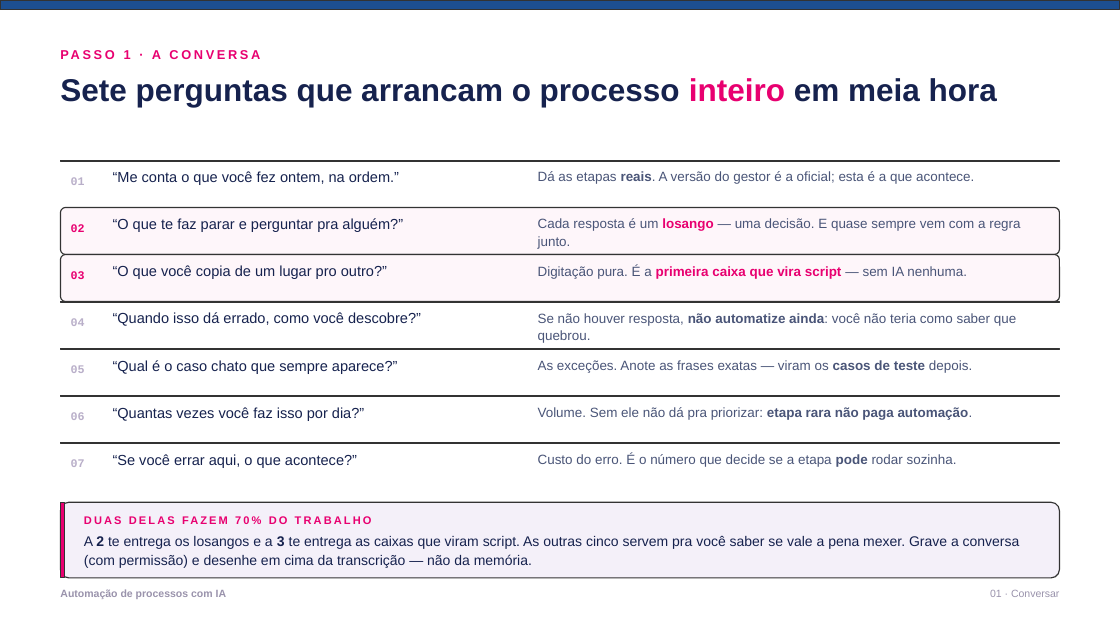
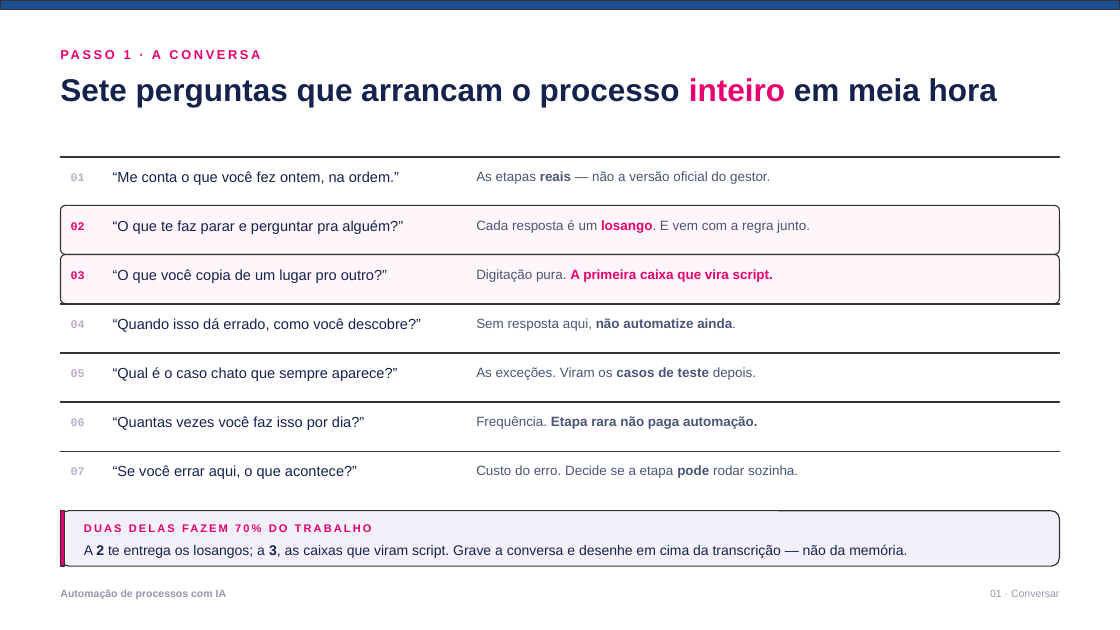
Before and after one commit to gabrcs/casamentos-app, a slide deck: slide 4 of talks/serasa-ia-automacao/deck.pptx. Drawn at 1120x630 pixels with LibreOffice and Linux fonts; fonts in the diff are those of the drawing. Boxes give left, top, right and bottom in pixels: in the first picture for what was removed or moved away, otherwise in the second. Text is boxed around its words. In the diff, an @@ line names an element or a change of style, - is before the commit and + after.

```diff
--- a/talks/serasa-ia-automacao/deck.pptx
+++ b/talks/serasa-ia-automacao/deck.pptx
@@ rectangle: place and size @@
-rectangle at [60, 160, 1060, 161]
+rectangle at [60, 156, 1060, 157]
@@ text "01": place and size @@
-text "01" at [71, 177, 85, 185]
+text "01" at [71, 173, 85, 181]
@@ text at [476, 171, 770, 184]: text changed @@
-Dá as etapas reais. A versão do gestor é a oficial; esta é a que acontece.
+As etapas reais — não a versão oficial do gestor.
@@ text at [476, 220, 810, 233]: text changed @@
-Cada resposta é um losango — uma decisão. E quase sempre vem com a regra junto.
+Cada resposta é um losango. E vem com a regra junto.
@@ text "“O que você copia de ...": place and size @@
-text "“O que você copia de ..." at [113, 265, 387, 279]
+text "“O que você copia de ..." at [113, 269, 387, 283]
@@ text at [476, 269, 773, 282]: text changed; text colour #4A5578 to #E80070; bold on @@
-Digitação pura. É a primeira caixa que vira script — sem IA nenhuma.
+Digitação pura. A primeira caixa que vira script.
@@ text "“Quando isso dá errado, como ...": place and size @@
-text "“Quando isso dá errado, como ..." at [113, 312, 421, 326]
+text "“Quando isso dá errado, como ..." at [113, 318, 421, 332]
@@ text at [476, 318, 736, 331]: text changed; bold on @@
-Se não houver resposta, não automatize ainda: você não teria como saber que quebrou.
+Sem resposta aqui, não automatize ainda.
@@ text "“Qual é o caso chato ...": place and size @@
-text "“Qual é o caso chato ..." at [113, 360, 398, 374]
+text "“Qual é o caso chato ..." at [113, 367, 398, 381]
@@ text at [476, 367, 756, 380]: text changed @@
-As exceções. Anote as frases exatas — viram os casos de teste depois.
+As exceções. Viram os casos de teste depois.
@@ 2 texts, 2 rectangles: place and size @@
-2 texts, 2 rectangles at [60, 349, 1060, 420]
+2 texts, 2 rectangles at [60, 353, 1060, 426]
@@ text "“Quantas vezes você faz isso ...": place and size @@
-text "“Quantas vezes você faz isso ..." at [113, 407, 364, 421]
+text "“Quantas vezes você faz isso ..." at [113, 416, 364, 430]
@@ text at [476, 416, 758, 429]: text changed; bold on @@
-Volume. Sem ele não dá pra priorizar: etapa rara não paga automação.
+Frequência. Etapa rara não paga automação.
@@ 2 texts, 1 rectangle: place and size @@
-2 texts, 1 rectangle at [60, 443, 1060, 529]
+2 texts, 1 rectangle at [60, 451, 1060, 538]
@@ text "“Se você errar aqui, o ...": place and size @@
-text "“Se você errar aqui, o ..." at [113, 454, 357, 468]
+text "“Se você errar aqui, o ..." at [113, 465, 357, 479]
@@ text at [476, 465, 798, 478]: text changed @@
-Custo do erro. É o número que decide se a etapa pode rodar sozinha.
+Custo do erro. Decide se a etapa pode rodar sozinha.
@@ proportions changed in 3 elements at [60, 255, 1060, 303], [60, 205, 1060, 254], [60, 511, 1060, 566] @@
@@ rounded rectangle: place and size @@
-rounded rectangle at [60, 502, 1060, 578]
+rounded rectangle at [60, 511, 1060, 566]
@@ rectangle: place and size @@
-rectangle at [60, 502, 65, 578]
+rectangle at [60, 511, 65, 566]
@@ text at [84, 544, 907, 558]: text changed @@
-A 2 te entrega os losangos e a 3 te entrega as caixas que viram script. As outras cinco servem pra você saber se vale a pena mexer. Grave a conversa (com permissão) e desenhe em cima da transcrição — não da memória.
+A 2 te entrega os losangos; a 3, as caixas que viram script. Grave a conversa e desenhe em cima da transcrição — não da memória.
```
Also in this commit, not shown: 6 other slides changed, 4 other files.
